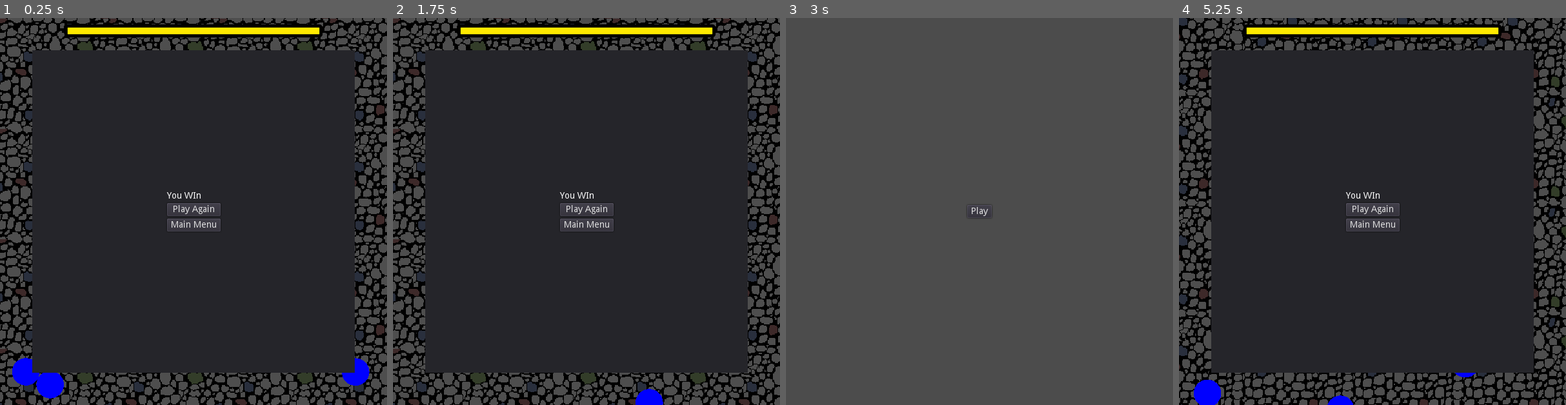
Above: before the commit, frames 1-4 (left to right).
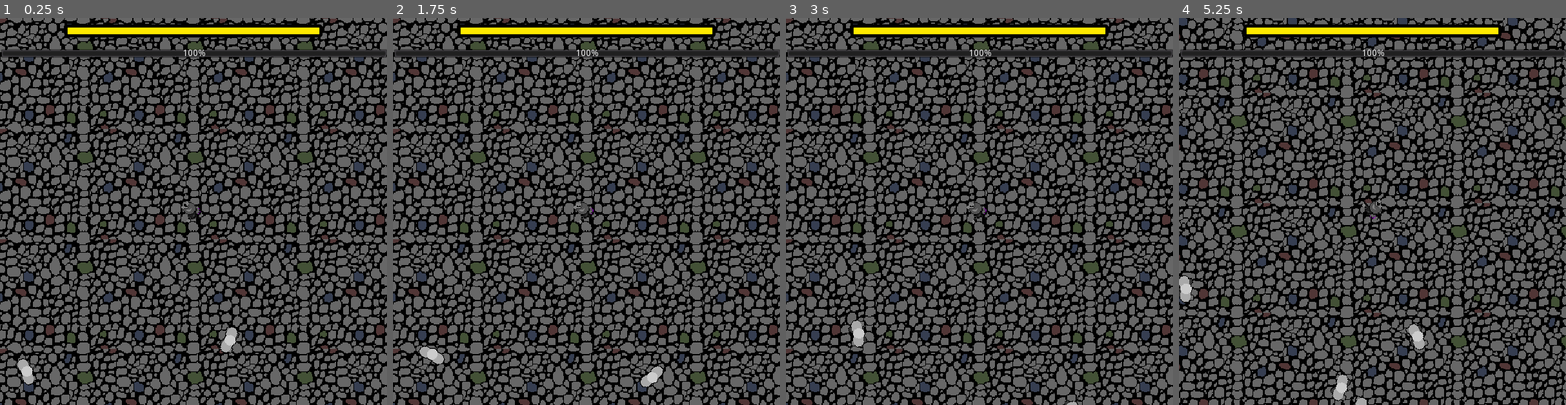
Above: after the commit, the same moments.

Repository: the-alex-g/LD52
Game: Godot game, scene res://World/World.tscn
The game is run twice, just before and just after one commit, with the same random seed, the same clock (stepped at 60 frames per second) and the same inputs.
Inputs (mouse positions are in pixels of both pictures, inside the frame that each line leads up to):
- Up to frame 1 (0.25 s): no input
- Up to frame 2 (1.75 s): click (586, 211) at 0.5 s, where only the run before the commit has a clickable "Play Again"; click (586, 211) at 1.25 s, where only the run before the commit has a clickable "Play Again"
- Up to frame 3 (3 s): click (979, 211) at 2 s, where only the run before the commit has a clickable "Play Again"; click (979, 226) at 2.75 s, where only the run before the commit has a clickable "Main Menu"
- Up to frame 4 (5.25 s): click (1372, 211) at 3.5 s, where only the run before the commit has a clickable "Play"; move the mouse to (1457, 192) at 4.27 s; hold D (right) 4.28-5.03 s; hold Space (shoot) 4.28-5.03 s; move the mouse to (1295, 230) at 5.02 s; hold S (down) from 5.03 s (still down); tap Space (shoot) at 5.1 s

The runs differ from the first frame. In frame 1, 84% of the frame differs, in the area x 0-100%, y 0-100%; in frame 2, 83%; in frame 3, 94%; in frame 4, 84%.

Commit message:
Add enemy animations

Diff:
--- a/project/AI/RootAI.gd
+++ b/project/AI/RootAI.gd
@@ -3,13 +3,14 @@
 
 enum ActionState {STATIONARY, ADVANCE, FLEE, WANDER}
 
-export var speed := 150.0
+export var speed := 75.0
 export var sense_range := 500.0
 export var attack_cooldown_time := 1.5
 export var attack_damage := 1 setget , _get_attack_damage
 export var health := 9
 export var armor := 0
 export var strength := 1
+export var frame_path := "res://Pawns/Spriteframes/PawnFrames.tres"
 
 var _state = ActionState.WANDER
 var target : Node2D
@@ -18,10 +19,12 @@
 
 onready var _cooldown_timer : Timer = $AttackCooldownTimer
 onready var _attack_area : Area2D = $AttackArea
+onready var _sprite : AnimatedSprite = $Sprite
 
 
 func _ready()->void:
-	_cooldown_timer.wait_time = attack_cooldown_time
+	_sprite.frames = load(frame_path)
+	_cooldown_timer.wait_time = attack_cooldown_time / 2
 	_set_good(good)
 
 
@@ -44,6 +47,8 @@
 
 func _stationary()->void:
 	_point_towards_target()
+	if _sprite.animation != "Attack":
+		_sprite.play("Idle")
 
 
 func _wander(delta:float)->void:
@@ -70,6 +75,8 @@
 
 
 func _move(delta)->void:
+	if _sprite.animation != "Attack":
+		_sprite.play("Run")
 	var direction := Vector2.RIGHT.rotated(rotation)
 	# warning-ignore:return_value_discarded
 	move_and_collide(direction * speed * delta)
@@ -101,6 +108,7 @@
 func _on_AttackCooldownTimer_timeout()->void:
 	for body in _attack_area.get_overlapping_bodies():
 		body.hit(_get_attack_damage())
+		_sprite.play("Attack")
 		target = null
 		_get_new_target()
 
@@ -111,6 +119,13 @@
 
 func _set_good(value:bool)->void:
 	good = value
+
+	if not good:
+		modulate = Color(0.9, 0.5, 0.9, 1)
+		$Halo.show()
+	else:
+		modulate = Color.white
+		$Halo.hide()
 
 	_get_new_target()
 
@@ -190,5 +205,6 @@
 	return lerp(attack_damage, attack_damage * 2, PawnHandler.get_dark_strength())
 
 
-func _draw()->void:
-	draw_circle(Vector2.ZERO, 16, Color.blue if good else Color.red)
+func _on_Sprite_animation_finished()->void:
+	if _sprite.animation == "Attack":
+		_sprite.play("Idle")
--- /dev/null
+++ b/project/Pawns/ArchmagePawn.gd
@@ -0,0 +1,7 @@
+extends MageAI
+
+
+func _set_good(value:bool)->void:
+	._set_good(value)
+	if not good:
+		$LightHalo.hide()
--- a/project/Pawns/ArchmagePawn.tscn
+++ b/project/Pawns/ArchmagePawn.tscn
@@ -1,10 +1,48 @@
-[gd_scene load_steps=2 format=2]
+[gd_scene load_steps=9 format=2]
 
 [ext_resource path="res://Pawns/MagePawn.tscn" type="PackedScene" id=1]
+[ext_resource path="res://Pawns/LightHalo.png" type="Texture" id=2]
+[ext_resource path="res://Pawns/ArchmagePawn.gd" type="Script" id=3]
+
+[sub_resource type="AtlasTexture" id=1]
+atlas = ExtResource( 2 )
+region = Rect2( 0, 0, 32, 32 )
+
+[sub_resource type="AtlasTexture" id=2]
+atlas = ExtResource( 2 )
+region = Rect2( 32, 0, 32, 32 )
+
+[sub_resource type="AtlasTexture" id=3]
+atlas = ExtResource( 2 )
+region = Rect2( 0, 32, 32, 32 )
+
+[sub_resource type="AtlasTexture" id=4]
+atlas = ExtResource( 2 )
+region = Rect2( 32, 32, 32, 32 )
+
+[sub_resource type="SpriteFrames" id=5]
+animations = [ {
+"frames": [ SubResource( 1 ), SubResource( 2 ), SubResource( 3 ), SubResource( 4 ) ],
+"loop": true,
+"name": "default",
+"speed": 5.0
+} ]
 
 [node name="ArchmagePawn" instance=ExtResource( 1 )]
+script = ExtResource( 3 )
 attack_cooldown_time = 1.0
-attack_damage = 15
-health = 50
+attack_damage = 8
+health = 60
 armor = 4
 strength = 16
+
+[node name="Sprite" parent="." index="5"]
+frames = null
+
+[node name="Halo" parent="." index="6"]
+frame = 0
+
+[node name="LightHalo" type="AnimatedSprite" parent="." index="7"]
+frames = SubResource( 5 )
+frame = 1
+playing = true
--- /dev/null
+++ b/project/Pawns/KnightPawn.gd
@@ -0,0 +1,9 @@
+extends RootAI
+
+
+func _get_new_state():
+	match randi() % 5:
+		0, 1, 2, 3:
+			_state = ActionState.ADVANCE
+		4:
+			_state = ActionState.STATIONARY
--- a/project/Pawns/KnightPawn.tscn
+++ b/project/Pawns/KnightPawn.tscn
@@ -1,11 +1,19 @@
-[gd_scene load_steps=2 format=2]
+[gd_scene load_steps=3 format=2]
 
 [ext_resource path="res://Pawns/Pawn.tscn" type="PackedScene" id=1]
+[ext_resource path="res://Pawns/KnightPawn.gd" type="Script" id=2]
 
 [node name="KnightPawn" instance=ExtResource( 1 )]
-speed = 100.0
-attack_cooldown_time = 1.0
-attack_damage = 5
+script = ExtResource( 2 )
+speed = 80.0
+attack_damage = 6
 health = 40
 armor = 3
 strength = 4
+frame_path = "res://Pawns/Spriteframes/KnightFrames.tres"
+
+[node name="Sprite" parent="." index="4"]
+animation = "default"
+
+[node name="Halo" parent="." index="5"]
+frame = 2
--- a/project/Pawns/MagePawn.tscn
+++ b/project/Pawns/MagePawn.tscn
@@ -8,8 +8,12 @@
 attack_damage = 6
 health = 20
 strength = 8
+frame_path = "res://Pawns/Spriteframes/MageFrames.tres"
 magic_cooldown_time = 1.5
 
 [node name="MagicCooldownTimer" type="Timer" parent="." index="4"]
 
+[node name="Sprite" parent="." index="5"]
+animation = "default"
+
 [connection signal="timeout" from="MagicCooldownTimer" to="." method="_on_MagicCooldownTimer_timeout"]
--- a/project/Pawns/Pawn.tscn
+++ b/project/Pawns/Pawn.tscn
@@ -1,6 +1,8 @@
-[gd_scene load_steps=5 format=2]
+[gd_scene load_steps=12 format=2]
 
 [ext_resource path="res://AI/RootAI.gd" type="Script" id=1]
+[ext_resource path="res://Pawns/Spriteframes/PawnFrames.tres" type="SpriteFrames" id=2]
+[ext_resource path="res://Pawns/DarkHalo.png" type="Texture" id=3]
 
 [sub_resource type="CircleShape2D" id=1]
 radius = 16.0
@@ -9,6 +11,30 @@
 
 [sub_resource type="CircleShape2D" id=3]
 radius = 200.0
+
+[sub_resource type="AtlasTexture" id=14]
+atlas = ExtResource( 3 )
+region = Rect2( 0, 0, 32, 32 )
+
+[sub_resource type="AtlasTexture" id=15]
+atlas = ExtResource( 3 )
+region = Rect2( 32, 0, 32, 32 )
+
+[sub_resource type="AtlasTexture" id=16]
+atlas = ExtResource( 3 )
+region = Rect2( 0, 32, 32, 32 )
+
+[sub_resource type="AtlasTexture" id=17]
+atlas = ExtResource( 3 )
+region = Rect2( 32, 32, 32, 32 )
+
+[sub_resource type="SpriteFrames" id=18]
+animations = [ {
+"frames": [ SubResource( 14 ), SubResource( 15 ), SubResource( 16 ), SubResource( 17 ) ],
+"loop": true,
+"name": "default",
+"speed": 5.0
+} ]
 
 [node name="Pawn" type="KinematicBody2D"]
 collision_layer = 2
@@ -35,7 +61,18 @@
 
 [node name="AttackCooldownTimer" type="Timer" parent="."]
 
+[node name="Sprite" type="AnimatedSprite" parent="."]
+frames = ExtResource( 2 )
+playing = true
+
+[node name="Halo" type="AnimatedSprite" parent="."]
+position = Vector2( 2, 0 )
+frames = SubResource( 18 )
+frame = 2
+playing = true
+
 [connection signal="body_entered" from="AttackArea" to="." method="_on_AttackArea_body_entered"]
 [connection signal="body_exited" from="AttackArea" to="." method="_on_AttackArea_body_exited"]
 [connection signal="body_entered" from="PawnSenseArea" to="." method="_on_PawnSenseArea_body_entered"]
 [connection signal="timeout" from="AttackCooldownTimer" to="." method="_on_AttackCooldownTimer_timeout"]
+[connection signal="animation_finished" from="Sprite" to="." method="_on_Sprite_animation_finished"]
--- /dev/null
+++ b/project/Pawns/Spriteframes/KnightFrames.tres
@@ -0,0 +1,70 @@
+[gd_resource type="SpriteFrames" load_steps=13 format=2]
+
+[ext_resource path="res://Pawns/GreyScaleKnight.png" type="Texture" id=1]
+
+[sub_resource type="AtlasTexture" id=1]
+atlas = ExtResource( 1 )
+region = Rect2( 64, 64, 32, 32 )
+
+[sub_resource type="AtlasTexture" id=2]
+atlas = ExtResource( 1 )
+region = Rect2( 0, 96, 32, 32 )
+
+[sub_resource type="AtlasTexture" id=3]
+atlas = ExtResource( 1 )
+region = Rect2( 0, 0, 32, 32 )
+
+[sub_resource type="AtlasTexture" id=4]
+atlas = ExtResource( 1 )
+region = Rect2( 0, 0, 32, 32 )
+
+[sub_resource type="AtlasTexture" id=5]
+atlas = ExtResource( 1 )
+region = Rect2( 32, 0, 32, 32 )
+
+[sub_resource type="AtlasTexture" id=6]
+atlas = ExtResource( 1 )
+region = Rect2( 64, 0, 32, 32 )
+
+[sub_resource type="AtlasTexture" id=7]
+atlas = ExtResource( 1 )
+region = Rect2( 0, 32, 32, 32 )
+
+[sub_resource type="AtlasTexture" id=8]
+atlas = ExtResource( 1 )
+region = Rect2( 32, 32, 32, 32 )
+
+[sub_resource type="AtlasTexture" id=9]
+atlas = ExtResource( 1 )
+region = Rect2( 64, 32, 32, 32 )
+
+[sub_resource type="AtlasTexture" id=10]
+atlas = ExtResource( 1 )
+region = Rect2( 0, 64, 32, 32 )
+
+[sub_resource type="AtlasTexture" id=11]
+atlas = ExtResource( 1 )
+region = Rect2( 32, 64, 32, 32 )
+
+[resource]
+animations = [ {
+"frames": [ SubResource( 1 ), SubResource( 2 ) ],
+"loop": false,
+"name": "Attack",
+"speed": 5.0
+}, {
+"frames": [ SubResource( 3 ) ],
+"loop": true,
+"name": "Idle",
+"speed": 5.0
+}, {
+"frames": [ SubResource( 4 ), SubResource( 5 ), SubResource( 6 ), SubResource( 7 ), SubResource( 8 ), SubResource( 9 ), SubResource( 10 ), SubResource( 11 ) ],
+"loop": true,
+"name": "Run",
+"speed": 5.0
+}, {
+"frames": [  ],
+"loop": true,
+"name": "default",
+"speed": 5.0
+} ]
--- /dev/null
+++ b/project/Pawns/Spriteframes/MageFrames.tres
@@ -0,0 +1,70 @@
+[gd_resource type="SpriteFrames" load_steps=13 format=2]
+
+[ext_resource path="res://Pawns/GreyScaleMage.png" type="Texture" id=1]
+
+[sub_resource type="AtlasTexture" id=1]
+atlas = ExtResource( 1 )
+region = Rect2( 64, 64, 32, 32 )
+
+[sub_resource type="AtlasTexture" id=2]
+atlas = ExtResource( 1 )
+region = Rect2( 0, 96, 32, 32 )
+
+[sub_resource type="AtlasTexture" id=3]
+atlas = ExtResource( 1 )
+region = Rect2( 64, 64, 32, 32 )
+
+[sub_resource type="AtlasTexture" id=4]
+atlas = ExtResource( 1 )
+region = Rect2( 0, 0, 32, 32 )
+
+[sub_resource type="AtlasTexture" id=5]
+atlas = ExtResource( 1 )
+region = Rect2( 32, 0, 32, 32 )
+
+[sub_resource type="AtlasTexture" id=6]
+atlas = ExtResource( 1 )
+region = Rect2( 64, 0, 32, 32 )
+
+[sub_resource type="AtlasTexture" id=7]
+atlas = ExtResource( 1 )
+region = Rect2( 0, 32, 32, 32 )
+
+[sub_resource type="AtlasTexture" id=8]
+atlas = ExtResource( 1 )
+region = Rect2( 32, 32, 32, 32 )
+
+[sub_resource type="AtlasTexture" id=9]
+atlas = ExtResource( 1 )
+region = Rect2( 64, 32, 32, 32 )
+
+[sub_resource type="AtlasTexture" id=10]
+atlas = ExtResource( 1 )
+region = Rect2( 0, 64, 32, 32 )
+
+[sub_resource type="AtlasTexture" id=11]
+atlas = ExtResource( 1 )
+region = Rect2( 32, 64, 32, 32 )
+
+[resource]
+animations = [ {
+"frames": [ SubResource( 1 ), SubResource( 2 ) ],
+"loop": true,
+"name": "Attack",
+"speed": 5.0
+}, {
+"frames": [ SubResource( 3 ) ],
+"loop": true,
+"name": "Idle",
+"speed": 5.0
+}, {
+"frames": [ SubResource( 4 ), SubResource( 5 ), SubResource( 6 ), SubResource( 7 ), SubResource( 8 ), SubResource( 9 ), SubResource( 10 ), SubResource( 11 ) ],
+"loop": true,
+"name": "Run",
+"speed": 5.0
+}, {
+"frames": [  ],
+"loop": true,
+"name": "default",
+"speed": 5.0
+} ]
--- /dev/null
+++ b/project/Pawns/Spriteframes/PawnFrames.tres
@@ -0,0 +1,70 @@
+[gd_resource type="SpriteFrames" load_steps=13 format=2]
+
+[ext_resource path="res://Pawns/GreyScalePawn.png" type="Texture" id=1]
+
+[sub_resource type="AtlasTexture" id=1]
+atlas = ExtResource( 1 )
+region = Rect2( 64, 64, 32, 32 )
+
+[sub_resource type="AtlasTexture" id=2]
+atlas = ExtResource( 1 )
+region = Rect2( 0, 96, 32, 32 )
+
+[sub_resource type="AtlasTexture" id=3]
+atlas = ExtResource( 1 )
+region = Rect2( 0, 0, 32, 32 )
+
+[sub_resource type="AtlasTexture" id=4]
+atlas = ExtResource( 1 )
+region = Rect2( 0, 0, 32, 32 )
+
+[sub_resource type="AtlasTexture" id=5]
+atlas = ExtResource( 1 )
+region = Rect2( 32, 0, 32, 32 )
+
+[sub_resource type="AtlasTexture" id=6]
+atlas = ExtResource( 1 )
+region = Rect2( 64, 0, 32, 32 )
+
+[sub_resource type="AtlasTexture" id=7]
+atlas = ExtResource( 1 )
+region = Rect2( 0, 32, 32, 32 )
+
+[sub_resource type="AtlasTexture" id=8]
+atlas = ExtResource( 1 )
+region = Rect2( 32, 32, 32, 32 )
+
+[sub_resource type="AtlasTexture" id=9]
+atlas = ExtResource( 1 )
+region = Rect2( 64, 32, 32, 32 )
+
+[sub_resource type="AtlasTexture" id=10]
+atlas = ExtResource( 1 )
+region = Rect2( 0, 64, 32, 32 )
+
+[sub_resource type="AtlasTexture" id=11]
+atlas = ExtResource( 1 )
+region = Rect2( 32, 64, 32, 32 )
+
+[resource]
+animations = [ {
+"frames": [ SubResource( 1 ), SubResource( 2 ) ],
+"loop": false,
+"name": "Attack",
+"speed": 5.0
+}, {
+"frames": [ SubResource( 3 ) ],
+"loop": true,
+"name": "Idle",
+"speed": 5.0
+}, {
+"frames": [ SubResource( 4 ), SubResource( 5 ), SubResource( 6 ), SubResource( 7 ), SubResource( 8 ), SubResource( 9 ), SubResource( 10 ), SubResource( 11 ) ],
+"loop": true,
+"name": "Run",
+"speed": 5.0
+}, {
+"frames": [  ],
+"loop": true,
+"name": "default",
+"speed": 5.0
+} ]
--- a/project/Pawns/StandardPawn.tscn
+++ b/project/Pawns/StandardPawn.tscn
@@ -3,3 +3,6 @@
 [ext_resource path="res://Pawns/Pawn.tscn" type="PackedScene" id=1]
 
 [node name="StandardPawn" instance=ExtResource( 1 )]
+
+[node name="Halo" parent="." index="5"]
+frame = 3
--- a/project/Player/Player.gd
+++ b/project/Player/Player.gd
@@ -3,8 +3,8 @@
 
 export var speed := 210.0
 export var cooldown_time := 1.0
-export var min_damage := 100
-export var max_damage := 200
+export var min_damage := 7
+export var max_damage := 20
 
 var _can_shoot := true
 var good := false
@@ -49,4 +49,4 @@
 
 
 func hit(damage:int)->void:
-	print(damage)
+	PawnHandler.player_health -= damage
--- a/project/Weapons/Bolt.gd
+++ b/project/Weapons/Bolt.gd
@@ -41,4 +41,5 @@
 
 
 func _draw()->void:
-	draw_line(from, to, bolt_color, 4.0)
+	draw_line(from, to, Color.black, 4.0)
+	draw_line(from, to, bolt_color, 3.0)
--- a/project/Weapons/GoodBolt.tscn
+++ b/project/Weapons/GoodBolt.tscn
@@ -9,7 +9,7 @@
 collision_layer = 16
 collision_mask = 12
 script = ExtResource( 3 )
-bolt_color = Color( 1, 0.968627, 0.552941, 1 )
+bolt_color = Color( 0.878431, 0.878431, 0.878431, 1 )
 
 [node name="TargetRegion" type="CollisionShape2D" parent="."]
 shape = SubResource( 1 )
--- a/project/World/HUD.gd
+++ b/project/World/HUD.gd
@@ -1,17 +1,36 @@
 extends CanvasLayer
 
 onready var _victory_progress : ProgressBar = $ProgressBar
+onready var _endgame_label : Label = $EndGamePanel/VBoxContainer/Label
+onready var _endgame_panel : Panel = $EndGamePanel
+onready var _health_bar : ProgressBar = $PlayerHealth
 
 
 func _ready()->void:
 	_victory_progress.max_value = PawnHandler.max_strength
+	_health_bar.max_value = PawnHandler.player_health
 
 
 func _process(_delta:float)->void:
 	_victory_progress.value = PawnHandler.dark_strength
-	if PawnHandler.dark_strength == PawnHandler.max_strength and not $EndGamePanel.visible:
-		$EndGamePanel.show()
-		get_tree().paused = true
+	_health_bar.value = PawnHandler.player_health
+
+	_check_for_endgame()
+
+
+func _check_for_endgame()->void:
+	if PawnHandler.dark_strength == PawnHandler.max_strength and not _endgame_panel.visible:
+		_resolve_endgame("You win")
+	if PawnHandler.player_health <= 0 and not _endgame_label.visible:
+		_resolve_endgame("Thou hast losethed")
+
+
+func _resolve_endgame(message:String)->void:
+	print("endgame: ", message)
+	_endgame_panel.show()
+	_endgame_label.text = message
+	PawnHandler.reset()
+	get_tree().paused = false
 
 
 func _on_Button_pressed()->void:
--- a/project/World/HUD.tscn
+++ b/project/World/HUD.tscn
@@ -42,6 +42,7 @@
 percent_visible = false
 
 [node name="EndGamePanel" type="Panel" parent="."]
+visible = false
 anchor_left = 0.5
 anchor_top = 0.5
 anchor_right = 0.5
@@ -81,5 +82,13 @@
 margin_bottom = 62.0
 text = "Main Menu"
 
+[node name="PlayerHealth" type="ProgressBar" parent="."]
+anchor_right = 1.0
+margin_left = 1.0
+margin_top = 48.0
+margin_right = 1.0
+margin_bottom = 62.0
+step = 1.0
+
 [connection signal="pressed" from="EndGamePanel/VBoxContainer/PlayAgain" to="." method="_on_Button_pressed"]
 [connection signal="pressed" from="EndGamePanel/VBoxContainer/MainMenu" to="." method="_on_MainMenu_pressed"]
--- a/project/World/PawnHandler.gd
+++ b/project/World/PawnHandler.gd
@@ -2,7 +2,13 @@
 
 var dark_strength := 0
 var max_strength := 144
+var player_health := 50
 
 
 func get_dark_strength()->float:
 	return pow(float(dark_strength) / max_strength, 2)
+
+
+func reset()->void:
+	dark_strength = 0
+	player_health = 50
--- a/project/World/World.tscn
+++ b/project/World/World.tscn
@@ -332,7 +332,6 @@
 script = ExtResource( 2 )
 
 [node name="Floor" type="Sprite" parent="."]
-modulate = Color( 0.756863, 0.756863, 0.756863, 1 )
 texture = ExtResource( 8 )
 region_enabled = true
 region_rect = Rect2( 0, 0, 2304, 2304 )
@@ -347,6 +346,7 @@
 curve = SubResource( 35 )
 
 [node name="PathFollow2D" type="PathFollow2D" parent="StandardSpawnPath"]
+position = Vector2( -512, -1024 )
 rotate = false
 
 [node name="StandardSpawnPoint" type="Position2D" parent="StandardSpawnPath/PathFollow2D"]
@@ -356,27 +356,35 @@
 
 [node name="KnightPawn" parent="Enemies" instance=ExtResource( 3 )]
 position = Vector2( -384, 96 )
+speed = 75.0
 
 [node name="KnightPawn2" parent="Enemies" instance=ExtResource( 3 )]
 position = Vector2( -384, -128 )
+speed = 75.0
 
 [node name="KnightPawn3" parent="Enemies" instance=ExtResource( 3 )]
 position = Vector2( -96, 384 )
+speed = 75.0
 
 [node name="KnightPawn4" parent="Enemies" instance=ExtResource( 3 )]
 position = Vector2( 96, 384 )
+speed = 75.0
 
 [node name="KnightPawn5" parent="Enemies" instance=ExtResource( 3 )]
 position = Vector2( 384, 96 )
+speed = 75.0
 
 [node name="KnightPawn6" parent="Enemies" instance=ExtResource( 3 )]
 position = Vector2( 384, -96 )
+speed = 75.0
 
 [node name="KnightPawn7" parent="Enemies" instance=ExtResource( 3 )]
 position = Vector2( -96, -384 )
+speed = 75.0
 
 [node name="KnightPawn8" parent="Enemies" instance=ExtResource( 3 )]
 position = Vector2( 96, -384 )
+speed = 75.0
 
 [node name="MagePawn" parent="Enemies" instance=ExtResource( 4 )]
 position = Vector2( -416, 0 )
@@ -391,6 +399,7 @@
 position = Vector2( 0, -416 )
 
 [node name="ArchmagePawn" parent="Enemies" instance=ExtResource( 1 )]
+frame_path = "res://Pawns/Spriteframes/PawnFrames.tres"
 
 [node name="Player" parent="." instance=ExtResource( 6 )]
 position = Vector2( 0, 864 )
Binary file added: project/Pawns/DarkHalo.png
Not shown, added: project/Pawns/DarkHalo.png.import
Binary file added: project/Pawns/GreyScaleKnight.png
Not shown, added: project/Pawns/GreyScaleKnight.png.import
Binary file added: project/Pawns/GreyScaleMage.png
Not shown, added: project/Pawns/GreyScaleMage.png.import
Binary file added: project/Pawns/GreyScalePawn.png
Not shown, added: project/Pawns/GreyScalePawn.png.import
Binary file added: project/Pawns/LightHalo.png
Not shown, added: project/Pawns/LightHalo.png.import
Not shown, added: raw_files/DarkHalo.piskel
Not shown, added: raw_files/GreyScaleKnight.piskel
(and 3 more such lines)
